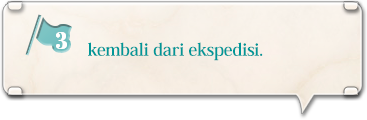
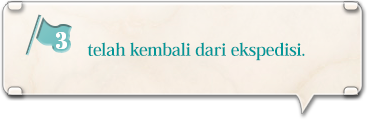
Two versions of the same layered image (367 × 120). Layer-by-layer changes:
renamed "kembali dari ekspedisi." to "telah kembali dari ekspedisi.", painted on it over left=87, top=42, right=305, bottom=61
